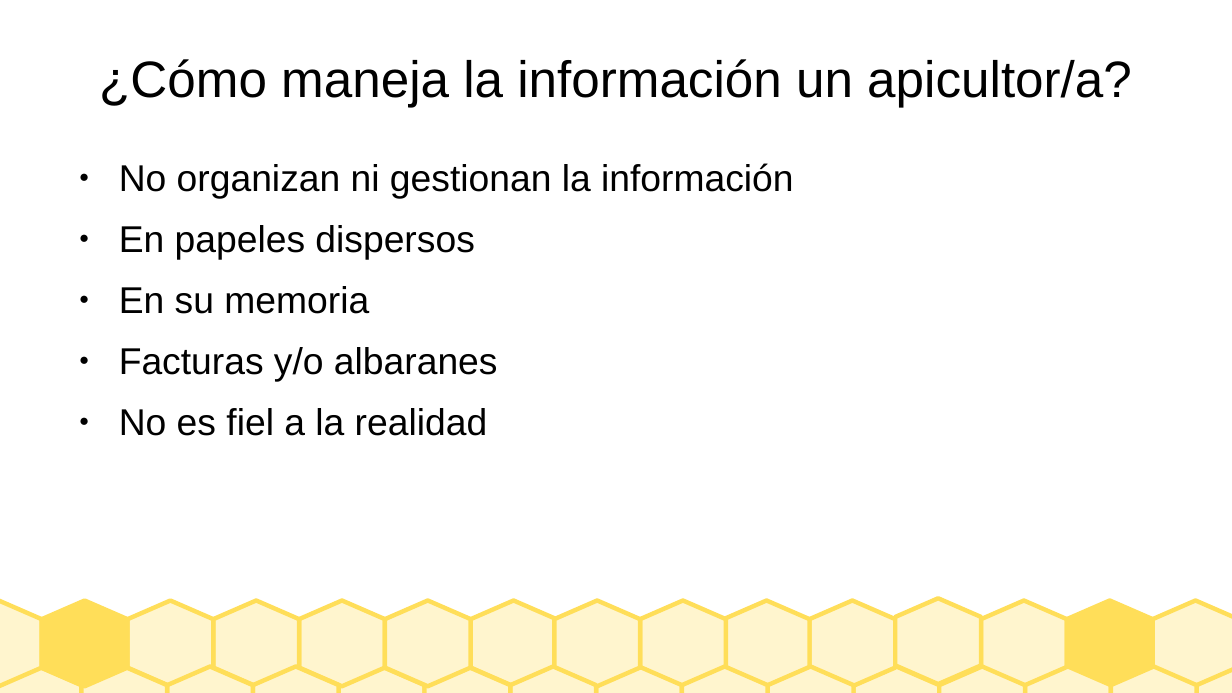
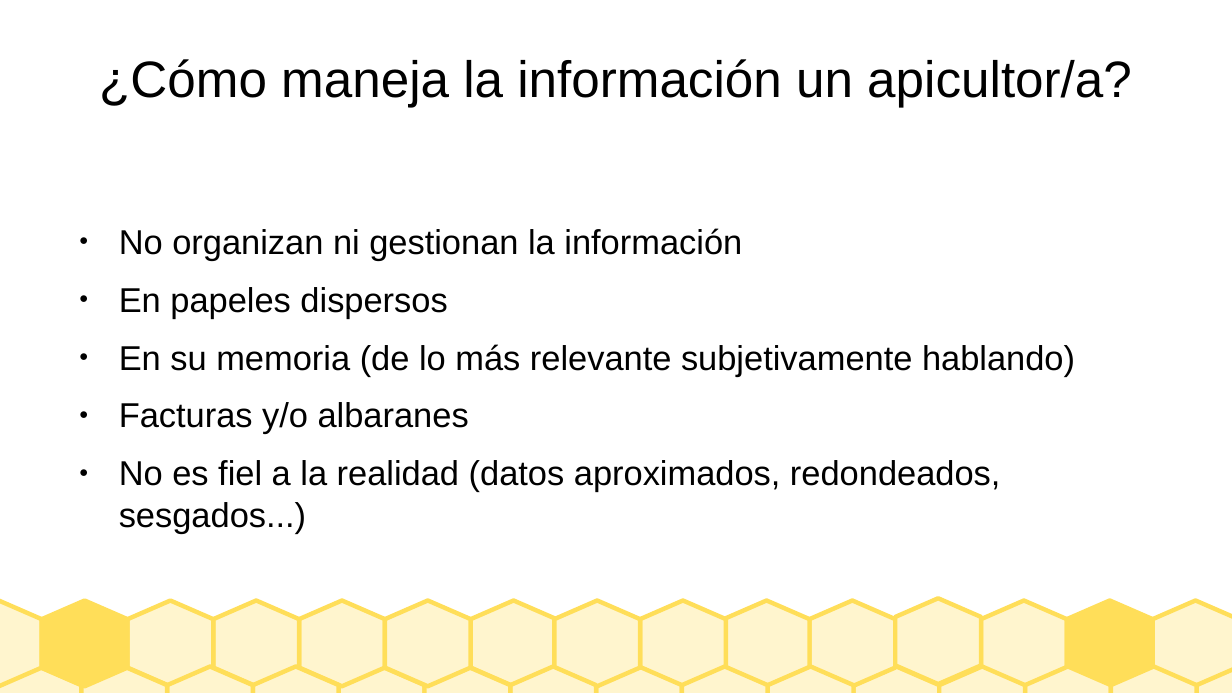
Before and after one commit to Ocklaf/PFC, a slide deck: slide 3 of PresentacionGesticolmenar.odp. Drawn at 1232x693 pixels with LibreOffice and Linux fonts; fonts in the diff are those of the drawing. Boxes give left, top, right and bottom in pixels: in the first picture for what was removed or moved away, otherwise in the second. Text is boxed around its words. In the diff, an @@ line names an element or a change of style, - is before the commit and + after.

Commit message:
Ultimos pasos memoria y presentación

```diff
--- a/PresentacionGesticolmenar.odp
+++ b/PresentacionGesticolmenar.odp
@@ text "No organizan ni gestionan la ...": place and size @@
-text "No organizan ni gestionan la ..." at [119, 163, 794, 436]
+text "No organizan ni gestionan la ..." at [119, 228, 1075, 491]
@@ text at [119, 228, 742, 434]: size 24 to 22.2 pt in "No organizan ni gestionan la información", "En papeles dispersos", "Facturas y/o albaranes" @@
@@ text at [119, 344, 1075, 376]: text changed; size 24 to 22.2 pt @@
-● En su memoria
+● En su memoria (de lo más relevante subjetivamente hablando)
@@ text at [119, 460, 1000, 491]: text changed; size 24 to 22.2 pt @@
-● No es fiel a la realidad
+● No es fiel a la realidad (datos aproximados, redondeados, sesgados...)
```
Also in this commit, not shown: 2 other slides changed, 4 slides added, 5 other files.
